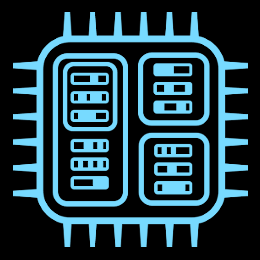
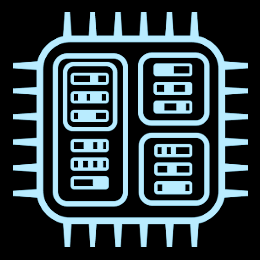
Layers edited between the first and the second 260 x 260 image:
painted on "Pasted Layer copy" over [13, 12, 248, 247]
